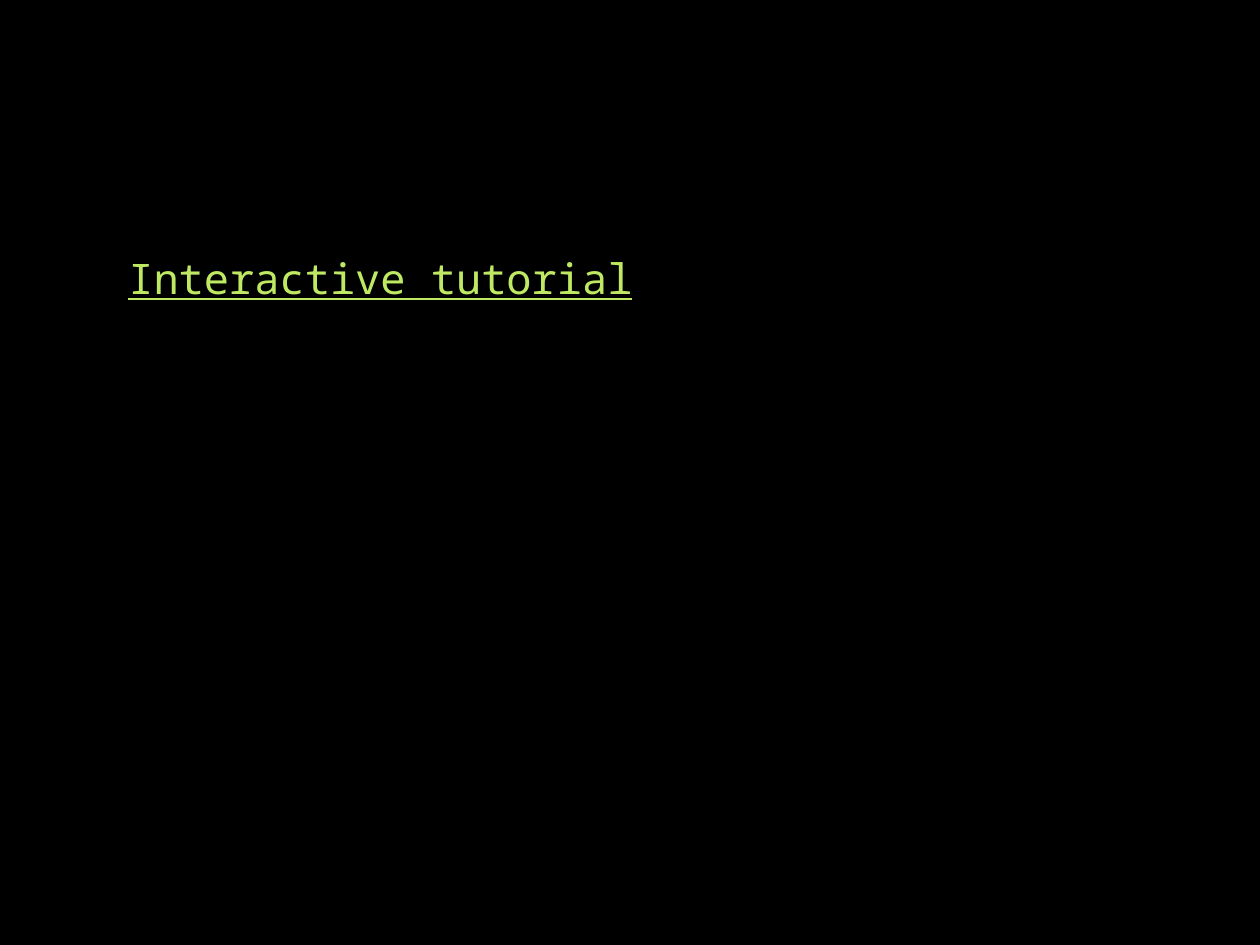
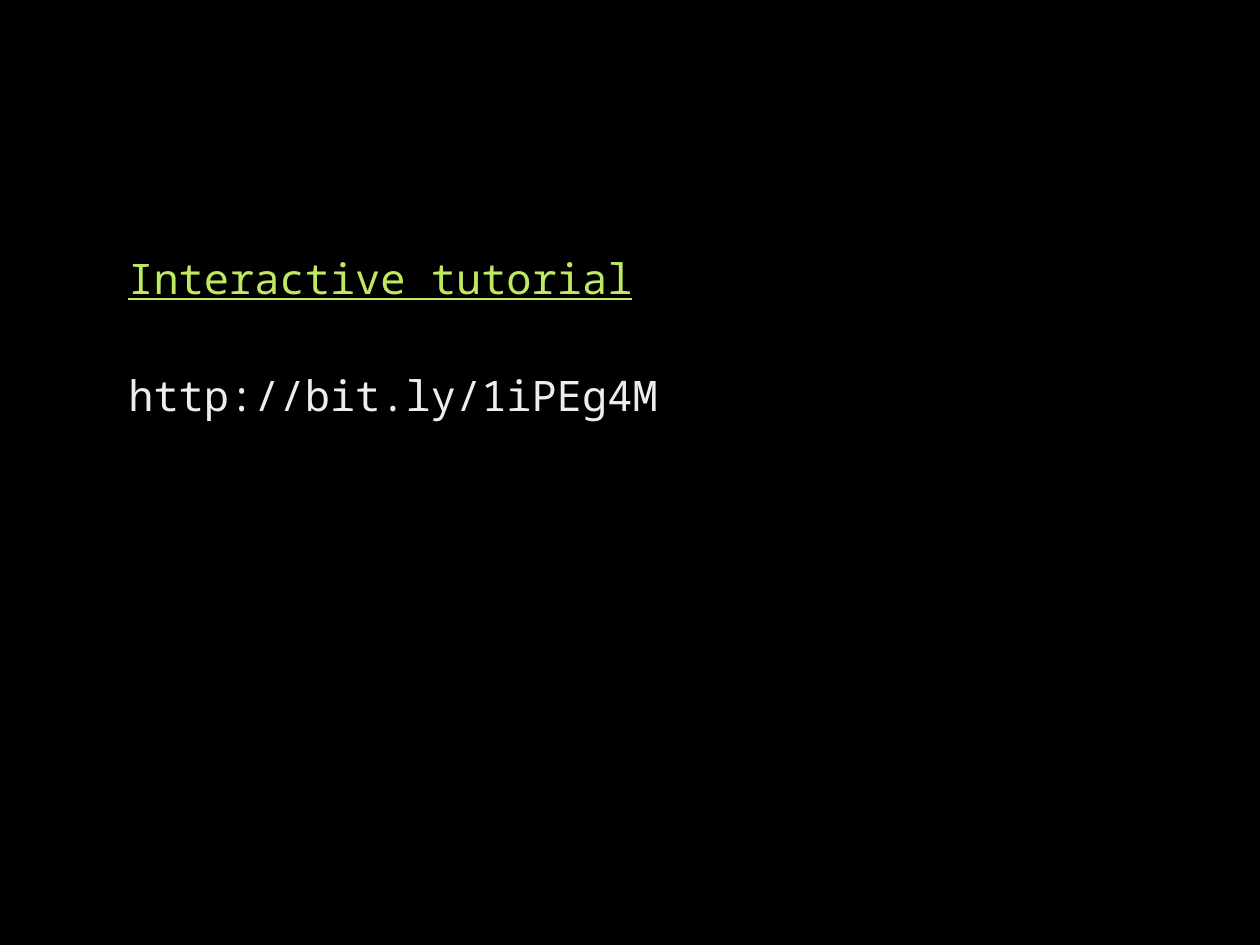
Before and after one commit to brevans/MPS_Workshop, a slide deck: slide 18 of presentations/intro python.pptx (slide 16 before the commit). Drawn at 1260x945 pixels with LibreOffice and Linux fonts; fonts in the diff are those of the drawing; background and template pictures are left out. Boxes give left, top, right and bottom in pixels: in the first picture for what was removed or moved away, otherwise in the second. Text is boxed around its words. In the diff, an @@ line names an element or a change of style, - is before the commit and + after.

```diff
--- a/presentations/intro python.pptx
+++ b/presentations/intro python.pptx
@@ text at (x1=128, y1=379, x2=657, y2=422): paragraph added @@
+http://bit.ly/1iPEg4M
```
Also in this commit, not shown: 6 other slides changed, 3 slides added.
